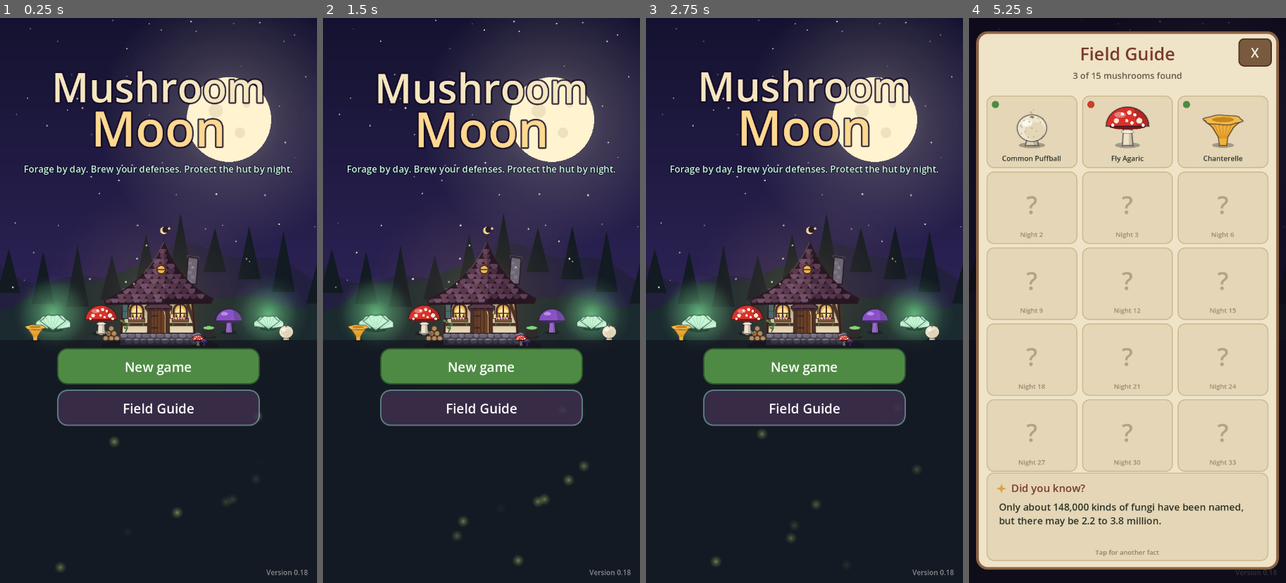
Above: before the commit, frames 1-4 (left to right).
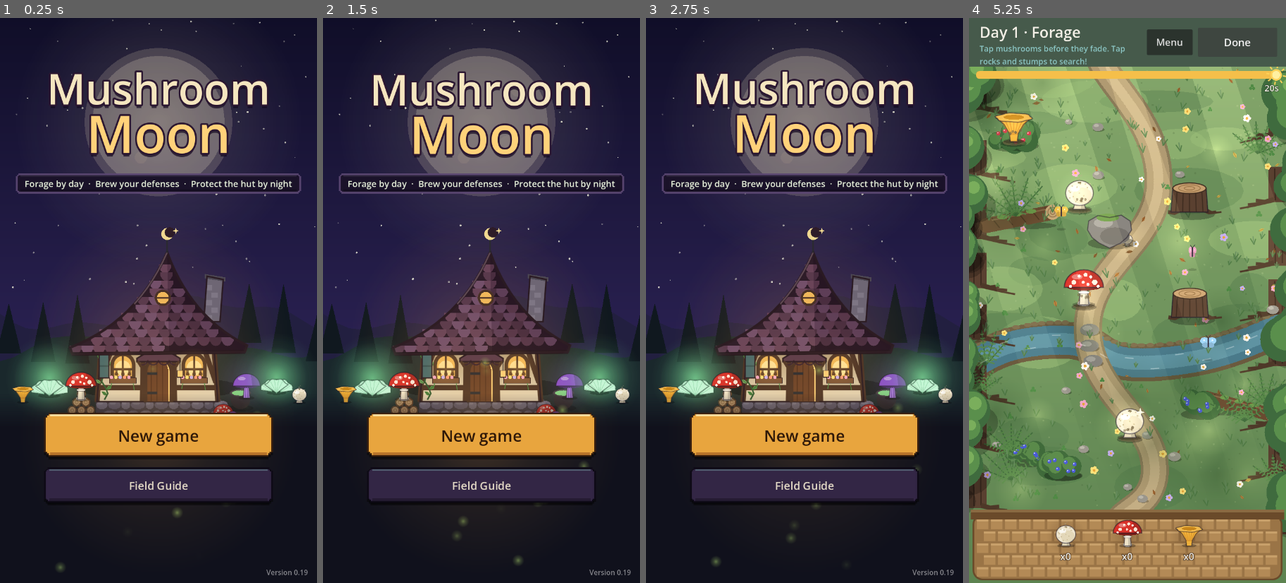
Above: after the commit, the same moments.

Repository: EstonTJ/Mushroom-Game
Game: Godot game, scene res://main.tscn
Same seed, same stepped clock (60 frames per second), same inputs: the game is played once before the commit and once after it.
Inputs (mouse positions are in pixels of both pictures, inside the frame that each line leads up to):
- Up to frame 1 (0.25 s): no input
- Up to frame 2 (1.5 s): move the mouse to (551, 272) at 0.52 s; click (551, 272) at 0.67 s; drag from (418, 328) to (465, 413) at 1.27 s
- Up to frame 3 (2.75 s): move the mouse to (836, 176) at 2.02 s; click (836, 176) at 2.17 s
- Up to frame 4 (5.25 s): drag from (1111, 413) to (1032, 215) at 2.77 s; click (1238, 40) at 3.5 s, where only the run after the commit has a clickable "Next"; click (1238, 40) at 4.25 s, where only the run after the commit has a clickable "Next"; click (1238, 40) at 5 s, where only the run after the commit has a clickable "Start day"

The runs differ from the first frame. In frame 1, 46% of the frame differs, in the area x 0-100%, y 5-99%; in frame 2, 46%; in frame 3, 46%; in frame 4, 99%, in the area x 0-100%, y 0-100%.

Commit message:
Title screen redesign (v0.19)
Larger hut with warm lamplight, the moon softened behind the title,
subtitle on a ribbon, Continue as a big lantern-gold button with the
other actions two to a row, notched chunky frames to match the art.
Adds tests/title_shot for quick title screenshots.

Co-Authored-By: Claude Opus 5.5 <noreply@anthropic.com>

Diff:
--- a/scripts/data.gd
+++ b/scripts/data.gd
@@ -5,7 +5,7 @@
 
 ## Shown on the title screen and in the menu, so players can tell whether
 ## their browser has the latest update. Bump it with each release.
-const VERSION := "0.18"
+const VERSION := "0.19"
 const HUT_HP := 5
 const NIGHTS := 40
 ## When mushrooms unlock, in ingredient_order: three on night 1, one more on
--- a/scripts/title.gd
+++ b/scripts/title.gd
@@ -12,12 +12,19 @@
 const Art = preload("res://scripts/art.gd")
 const Baked = preload("res://scripts/baked.gd")
 
-const BUTTON_W := 460.0
-const BUTTON_H := 82.0
-const FIRST_Y := 748.0
-const GAP := 94.0
+## The first button (Continue, or New game on a fresh start) is the big one;
+## the rest sit two to a row beneath it.
+const PRIMARY := Rect2(100, 894, 520, 100)
+const GRID_TOP := 1018.0
+const GRID_W := 254.0
+const GRID_H := 80.0
+const GRID_GAP := 12.0
 const YES := Rect2(120, 760, 220, 84)
 const NO := Rect2(380, 760, 220, 84)
+## Where the hut stands, and how big it is.
+const HUT_POS := Vector2(360, 830)
+const HUT_SIZE := 245.0
+const MOON := Vector2(360, 236)
 
 ## Set by main.gd before adding: whether a save exists, its day and screen,
 ## the furthest night, and a note about how the last session ended.
@@ -31,9 +38,6 @@
 var stars := []
 var fireflies := []
 var scene: Baked
-var button_box: StyleBoxFlat
-var main_box: StyleBoxFlat
-var danger_box: StyleBoxFlat
 
 
 func _ready() -> void:
@@ -44,23 +48,10 @@
 			"r": rng.randf_range(1.0, 2.4)})
 	for i in 14:
 		fireflies.append({"pos": Vector2(rng.randf_range(40, 680), rng.randf_range(760, 1240)), "ph": rng.randf() * TAU})
-	button_box = _box(Color(0.24, 0.18, 0.3, 0.85), Color(0.55, 0.77, 0.76, 0.6), 22, 3)
-	main_box = _box(Color("4f8a44"), Color("2f5a30"), 22, 3)
-	danger_box = _box(Color("b0413e"), Color("7a2a26"), 18, 3)
 	scene = Baked.new(_paint_scene)
 	# Children draw over their parent; the backdrop has to sit behind the title.
 	scene.z_index = -1
 	add_child(scene)
-
-
-func _box(bg: Color, border: Color, radius: int, border_w: int) -> StyleBoxFlat:
-	var b := StyleBoxFlat.new()
-	b.bg_color = bg
-	b.border_color = border
-	b.set_border_width_all(border_w)
-	b.set_corner_radius_all(radius)
-	b.anti_aliasing = true
-	return b
 
 
 ## The buttons on the title, top to bottom.
@@ -77,7 +68,15 @@
 
 
 func button_rect(i: int) -> Rect2:
-	return Rect2(360 - BUTTON_W / 2.0, FIRST_Y + i * GAP, BUTTON_W, BUTTON_H)
+	if i == 0:
+		return PRIMARY
+	var n := buttons().size() - 1
+	var k := i - 1
+	var y := GRID_TOP + floori(k / 2.0) * (GRID_H + GRID_GAP)
+	# A button alone on its row spans the full width.
+	if k == n - 1 and n % 2 == 1:
+		return Rect2(PRIMARY.position.x, y, PRIMARY.size.x, GRID_H)
+	return Rect2(PRIMARY.position.x + (k % 2) * (GRID_W + GRID_GAP), y, GRID_W, GRID_H)
 
 
 func _unhandled_input(event: InputEvent) -> void:
@@ -117,72 +116,118 @@
 	queue_redraw()
 
 
-## Baked backdrop: night sky, moon, hills, the hut and glowing mushrooms.
+## Baked backdrop: night sky, a large pale moon behind the title, hills,
+## pines, the hut and its glowing mushrooms.
 func _paint_scene(ci: CanvasItem) -> void:
-	var top := Color("141230")
-	var mid := Color("2e2458")
-	var low := Color("1a2a2a")
-	ci.draw_polygon(PackedVector2Array([Vector2(0, 0), Vector2(720, 0), Vector2(720, 700), Vector2(0, 700)]),
+	var top := Color("100e28")
+	var mid := Color("2a2152")
+	var low := Color("141c22")
+	ci.draw_polygon(PackedVector2Array([Vector2(0, 0), Vector2(720, 0), Vector2(720, 760), Vector2(0, 760)]),
 		PackedColorArray([top, top, mid, mid]))
-	ci.draw_polygon(PackedVector2Array([Vector2(0, 700), Vector2(720, 700), Vector2(720, 1280), Vector2(0, 1280)]),
+	ci.draw_polygon(PackedVector2Array([Vector2(0, 760), Vector2(720, 760), Vector2(720, 1280), Vector2(0, 1280)]),
 		PackedColorArray([mid, mid, low, low]))
-	var moon := Vector2(520, 230)
-	Art.glow(ci, moon, 300, Color(1.0, 0.95, 0.8, 0.35))
-	ci.draw_circle(moon, 96, Color("fff3d0"))
-	for c in [[Vector2(-30, -20), 16.0], [Vector2(25, 30), 12.0], [Vector2(40, -35), 8.0]]:
-		ci.draw_circle(moon + c[0], c[1], Color(0.9, 0.84, 0.7, 0.6))
-	var hills := [[Color("22203e"), 560.0, 0.0], [Color("1b2a2e"), 610.0, 1.7]]
+	# The moon sits behind the title, softened so the lettering stays on top.
+	Art.glow(ci, MOON, 330, Color(1.0, 0.92, 0.75, 0.22))
+	ci.draw_circle(MOON, 168, Color(0.99, 0.93, 0.78, 0.16))
+	ci.draw_circle(MOON, 150, Color(0.99, 0.94, 0.8, 0.2))
+	for c in [[Vector2(-70, -60), 26.0], [Vector2(60, 50), 20.0], [Vector2(80, -70), 12.0], [Vector2(-40, 80), 14.0]]:
+		ci.draw_circle(MOON + c[0], c[1], Color(0.75, 0.68, 0.58, 0.14))
+	var hills := [[Color("221f40"), 670.0, 0.0], [Color("1a282c"), 730.0, 1.7]]
 	for h in hills:
 		var pts := PackedVector2Array([Vector2(0, 1280)])
 		for k in 25:
 			var x := k * 30.0
-			pts.append(Vector2(x, h[1] + sin(x * 0.01 + h[2]) * 40.0 + sin(x * 0.027 + h[2]) * 16.0))
+			pts.append(Vector2(x, h[1] + sin(x * 0.01 + h[2]) * 34.0 + sin(x * 0.027 + h[2]) * 14.0))
 		pts.append(Vector2(720, 1280))
 		ci.draw_colored_polygon(pts, h[0])
 	for k in 10:
 		var tx := 20.0 + k * 78.0
-		var ty := 585.0 + sin(tx * 0.01) * 40.0
-		ci.draw_colored_polygon(PackedVector2Array([Vector2(tx - 26, ty + 30), Vector2(tx, ty - 70 - (k % 3) * 20), Vector2(tx + 26, ty + 30)]),
-			Color("121a22"))
-	Art.glow(ci, Vector2(360, 640), 260, Color(0.82, 0.62, 0.38, 0.25))
-	Art.hut(ci, Vector2(360, 690), 150.0, 0.0, 0)
-	for m in [["ghost_fungus", Vector2(120, 690), 70.0], ["fly_agaric", Vector2(230, 700), 62.0], ["amethyst_deceiver", Vector2(520, 700), 56.0],
-			["ghost_fungus", Vector2(610, 690), 60.0], ["chanterelle", Vector2(80, 720), 44.0], ["puffball", Vector2(650, 720), 40.0]]:
+		if absf(tx - 360.0) < 140.0:
+			continue
+		var ty := 720.0 + sin(tx * 0.01) * 30.0
+		ci.draw_colored_polygon(PackedVector2Array([Vector2(tx - 28, ty + 34), Vector2(tx, ty - 80 - (k % 3) * 22), Vector2(tx + 28, ty + 34)]),
+			Color("10181f"))
+	# Warm lamplight pooling round the hut, then the hut itself.
+	Art.glow(ci, HUT_POS + Vector2(0, -90), 300, Color(0.95, 0.66, 0.32, 0.26))
+	Art.shadow(ci, HUT_POS + Vector2(0, 8), 190, 26, 1.2)
+	Art.hut(ci, HUT_POS, HUT_SIZE, 0.0, 0)
+	for m in [["ghost_fungus", Vector2(112, 838), 74.0], ["fly_agaric", Vector2(184, 850), 60.0], ["amethyst_deceiver", Vector2(560, 848), 58.0],
+			["ghost_fungus", Vector2(628, 834), 64.0], ["chanterelle", Vector2(52, 860), 44.0], ["puffball", Vector2(680, 862), 40.0]]:
 		if m[0] == "ghost_fungus":
-			Art.glow(ci, m[1] + Vector2(0, -20), 90, Color(0.55, 1.0, 0.65, 0.35))
+			Art.glow(ci, m[1] + Vector2(0, -22), 100, Color(0.55, 1.0, 0.7, 0.3))
+		elif m[0] == "amethyst_deceiver":
+			Art.glow(ci, m[1] + Vector2(0, -24), 70, Color(0.7, 0.5, 1.0, 0.22))
 		Art.ingredient(ci, m[0], m[1], m[2])
-	ci.draw_rect(Rect2(0, 730, 720, 550), Color(0.06, 0.05, 0.1, 0.55))
+	# The ground fades to a dark footing for the buttons.
+	var clear := Color(0.05, 0.04, 0.09, 0.0)
+	var shade := Color(0.05, 0.04, 0.09, 0.78)
+	ci.draw_polygon(PackedVector2Array([Vector2(0, 850), Vector2(720, 850), Vector2(720, 930), Vector2(0, 930)]),
+		PackedColorArray([clear, clear, shade, shade]))
+	ci.draw_rect(Rect2(0, 930, 720, 350), shade)
+
+
+## A chunky frame with notched corners, a lit top edge and a shaded bottom,
+## so the buttons match the outlined storybook art.
+func _frame(r: Rect2, fill: Color, edge: Color, lit: Color, shade: Color, notch: float = 8.0, shadow := true) -> void:
+	if shadow:
+		_notched(Rect2(r.position + Vector2(0, 6), r.size), Color(0, 0, 0, 0.45), notch)
+	_notched(r, edge, notch)
+	var inner := r.grow(-4)
+	_notched(inner, fill, notch - 3)
+	draw_rect(Rect2(inner.position.x + notch, inner.position.y, inner.size.x - notch * 2, 4), lit)
+	draw_rect(Rect2(inner.position.x + notch, inner.end.y - 6, inner.size.x - notch * 2, 6), shade)
+
+
+func _notched(r: Rect2, c: Color, n: float) -> void:
+	draw_rect(Rect2(r.position.x + n, r.position.y, r.size.x - n * 2, r.size.y), c)
+	draw_rect(Rect2(r.position.x, r.position.y + n, r.size.x, r.size.y - n * 2), c)
+	draw_rect(Rect2(r.position.x + n / 2.0, r.position.y + n / 2.0, r.size.x - n, r.size.y - n), c)
+
+
+## Title lettering: a hard drop shadow, a thick dark outline, then the fill.
+func _title_word(font: Font, y: float, text: String, size: int, fill: Color) -> void:
+	draw_string(font, Vector2(0, y + 8), text, HORIZONTAL_ALIGNMENT_CENTER, 720, size, Color(0.07, 0.03, 0.12, 0.7))
+	draw_string_outline(font, Vector2(0, y), text, HORIZONTAL_ALIGNMENT_CENTER, 720, size, 16, Color("2a1630"))
+	draw_string(font, Vector2(0, y), text, HORIZONTAL_ALIGNMENT_CENTER, 720, size, fill)
 
 
 func _draw() -> void:
 	var font := ThemeDB.fallback_font
-	var rid := get_canvas_item()
 	for s in stars:
+		if s["pos"].distance_to(MOON) < 175.0:
+			continue
 		var tw := 0.35 + 0.65 * absf(sin(t * 1.3 + s["ph"]))
 		draw_circle(s["pos"], s["r"], Color(1, 1, 0.9, 0.8 * tw))
+
+	# Lamplight in the windows and the ghost fungi breathe gently.
+	var breathe := 0.5 + 0.5 * sin(t * 1.4)
+	for w in Art.hut_windows(HUT_POS, HUT_SIZE):
+		Art.glow(self, w, 46, Color(1.0, 0.75, 0.35, 0.16 + 0.1 * breathe))
+	for g in [Vector2(112, 816), Vector2(628, 814)]:
+		Art.glow(self, g, 56, Color(0.6, 1.0, 0.75, 0.1 + 0.08 * (1.0 - breathe)))
 	for f in fireflies:
 		var pos: Vector2 = f["pos"] + Vector2(sin(t * 0.7 + f["ph"]) * 30.0, cos(t * 0.5 + f["ph"]) * 16.0)
 		var blink := 0.5 + 0.5 * sin(t * 3.0 + f["ph"])
-		Art.glow(self, pos, 14, Color(0.8, 1.0, 0.5, 0.5 * blink))
-
-	var bob := sin(t * 1.2) * 4.0
-	draw_string_outline(font, Vector2(0, 190 + bob), "Mushroom", HORIZONTAL_ALIGNMENT_CENTER, 720, 92, 14, Color(0.08, 0.04, 0.14, 0.85))
-	draw_string(font, Vector2(0, 190 + bob), "Mushroom", HORIZONTAL_ALIGNMENT_CENTER, 720, 92, Color("f5e6c0"))
-	draw_string_outline(font, Vector2(0, 290 + bob), "Moon", HORIZONTAL_ALIGNMENT_CENTER, 720, 110, 14, Color(0.08, 0.04, 0.14, 0.85))
-	draw_string(font, Vector2(0, 290 + bob), "Moon", HORIZONTAL_ALIGNMENT_CENTER, 720, 110, Color("ffd890"))
-	draw_string_outline(font, Vector2(0, 350), "Forage by day. Brew your defenses. Protect the hut by night.", HORIZONTAL_ALIGNMENT_CENTER,
-		720, 21, 6, Color(0, 0, 0, 0.6))
-	draw_string(font, Vector2(0, 350), "Forage by day. Brew your defenses. Protect the hut by night.", HORIZONTAL_ALIGNMENT_CENTER,
-		720, 21, Color("c8f5e8"))
+		Art.glow(self, pos, 14, Color(0.8, 1.0, 0.5, 0.45 * blink))
+
+	var bob := sin(t * 1.2) * 3.0
+	_title_word(font, 196 + bob, "Mushroom", 96, Color("f5e6c0"))
+	_title_word(font, 306 + bob, "Moon", 118, Color("ffd27a"))
+
+	# Subtitle on a dark ribbon so it reads over the moonlit sky.
+	var ribbon := Rect2(36, 352, 648, 46)
+	_frame(ribbon, Color(0.1, 0.07, 0.16, 0.82), Color(0.36, 0.28, 0.45, 0.9), Color(1, 1, 1, 0.06), Color(0, 0, 0, 0.2), 6.0, false)
+	draw_string(font, Vector2(0, 383), "Forage by day  ·  Brew your defenses  ·  Protect the hut by night", HORIZONTAL_ALIGNMENT_CENTER,
+		720, 20, Color("e8f2dc"))
 
 	if page == "confirm":
-		draw_rect(Rect2(40, 600, 640, 280), Color(0.08, 0.06, 0.12, 0.9))
-		draw_string(font, Vector2(0, 660), "Start a new game?", HORIZONTAL_ALIGNMENT_CENTER, 720, 34, Color("ffd890"))
-		draw_string(font, Vector2(0, 710), "Your saved game (day %d) will be erased." % save_day, HORIZONTAL_ALIGNMENT_CENTER, 720, 22,
+		_frame(Rect2(40, 600, 640, 280), Color(0.1, 0.07, 0.15, 0.96), Color("5a4670"), Color(1, 1, 1, 0.06), Color(0, 0, 0, 0.25), 12.0)
+		draw_string(font, Vector2(0, 666), "Start a new game?", HORIZONTAL_ALIGNMENT_CENTER, 720, 34, Color("ffd890"))
+		draw_string(font, Vector2(0, 716), "Your saved game (day %d) will be erased." % save_day, HORIZONTAL_ALIGNMENT_CENTER, 720, 22,
 			Data.parchment)
-		danger_box.draw(rid, YES)
+		_frame(YES, Color("b0413e"), Color("4a1a18"), Color(1, 0.7, 0.6, 0.35), Color(0, 0, 0, 0.2))
 		draw_string(font, YES.position + Vector2(0, 54), "New game", HORIZONTAL_ALIGNMENT_CENTER, YES.size.x, 28, Color.WHITE)
-		button_box.draw(rid, NO)
+		_frame(NO, Color("3a2d4c"), Color("1a1224"), Color(1, 1, 1, 0.12), Color(0, 0, 0, 0.2))
 		draw_string(font, NO.position + Vector2(0, 54), "Cancel", HORIZONTAL_ALIGNMENT_CENTER, NO.size.x, 28, Data.parchment)
 	else:
 		var list := buttons()
@@ -190,8 +235,13 @@
 			var r := button_rect(i)
 			var label: String = {"continue": "Continue  ·  Day %d" % save_day, "new": "New game", "choose": "Choose a night",
 				"guide": "Field Guide", "market": "Market"}[list[i]]
-			(main_box if i == 0 else button_box).draw(rid, r)
-			draw_string(font, r.position + Vector2(0, 54), label, HORIZONTAL_ALIGNMENT_CENTER, r.size.x, 30, Color.WHITE)
+			if i == 0:
+				Art.glow(self, r.get_center(), r.size.x * 0.62, Color(1.0, 0.72, 0.3, 0.14 + 0.06 * breathe))
+				_frame(r, Color("e8a53e"), Color("3a200e"), Color("ffe0a0"), Color("b8742a"), 10.0)
+				draw_string(font, r.position + Vector2(0, 66), label, HORIZONTAL_ALIGNMENT_CENTER, r.size.x, 36, Color("2e1808"))
+			else:
+				_frame(r, Color(0.2, 0.15, 0.27, 0.92), Color("0e0a16"), Color(0.55, 0.77, 0.76, 0.35), Color(0, 0, 0, 0.25))
+				draw_string(font, r.position + Vector2(0, 51), label, HORIZONTAL_ALIGNMENT_CENTER, r.size.x, 25, Color("e6dcc8"))
 
 	if note != "":
 		draw_string_outline(font, Vector2(20, 1236), note, HORIZONTAL_ALIGNMENT_LEFT, 560, 16, 5, Color(0, 0, 0, 0.7))
--- /dev/null
+++ b/tests/title_shot.gd
@@ -0,0 +1,31 @@
+extends Node
+## Saves a PNG of the title screen (with a day-11 save). Needs a real window:
+##   Godot --path . --resolution 720x1280 res://tests/title_shot.tscn -- <output folder>
+
+func _ready() -> void:
+	var out_dir := "user://screenshots"
+	var args := OS.get_cmdline_user_args()
+	if args.size() > 0:
+		out_dir = args[0]
+	DirAccess.make_dir_recursive_absolute(out_dir)
+	Data.clear_save()
+	Data.reset_game()
+	Data.day = 11
+	Data.save_game()
+	var main = load("res://main.tscn").instantiate()
+	add_child(main)
+	for i in 40:
+		await get_tree().process_frame
+	await RenderingServer.frame_post_draw
+	get_viewport().get_texture().get_image().save_png(out_dir.path_join("title.png"))
+	main.phase_node.page = "confirm"
+	await get_tree().process_frame
+	await RenderingServer.frame_post_draw
+	get_viewport().get_texture().get_image().save_png(out_dir.path_join("title_confirm.png"))
+	Data.clear_save()
+	main.show_title()
+	for i in 10:
+		await get_tree().process_frame
+	await RenderingServer.frame_post_draw
+	get_viewport().get_texture().get_image().save_png(out_dir.path_join("title_fresh.png"))
+	get_tree().quit()
--- /dev/null
+++ b/tests/title_shot.tscn
@@ -0,0 +1,6 @@
+[gd_scene load_steps=2 format=3]
+
+[ext_resource type="Script" path="res://tests/title_shot.gd" id="1"]
+
+[node name="TitleShot" type="Node"]
+script = ExtResource("1")
Not shown, added: tests/title_shot.gd.uid
Not shown, changed: docs/index.html
Not shown, changed: docs/index.pck
